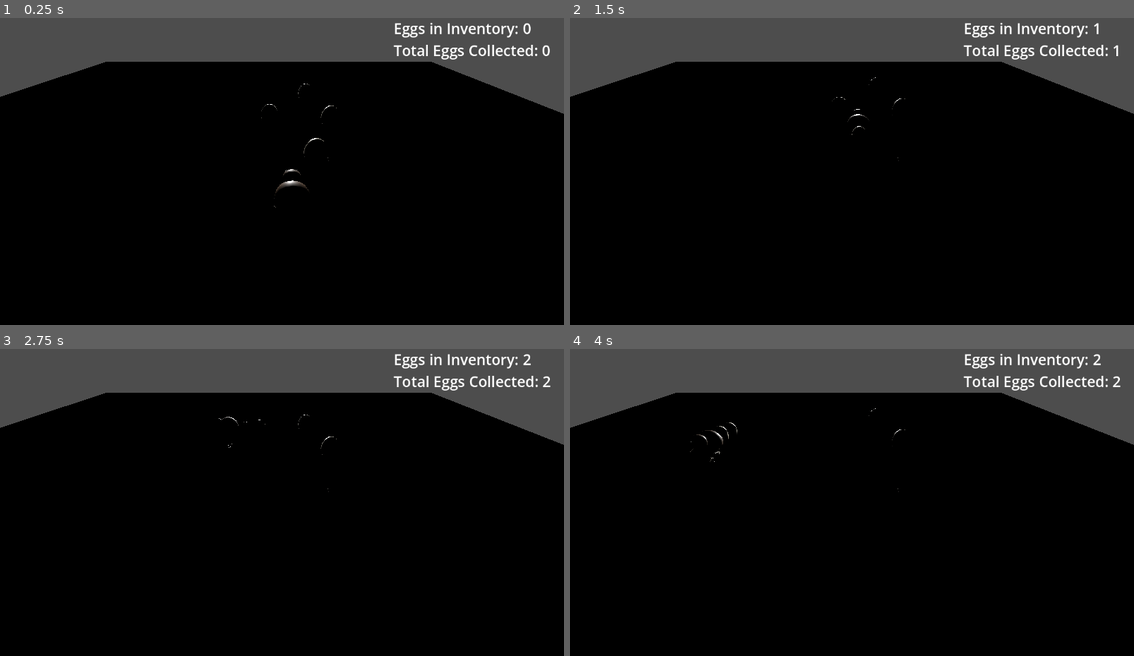
Above: before the commit, frames 1-4 (two rows, left to right).
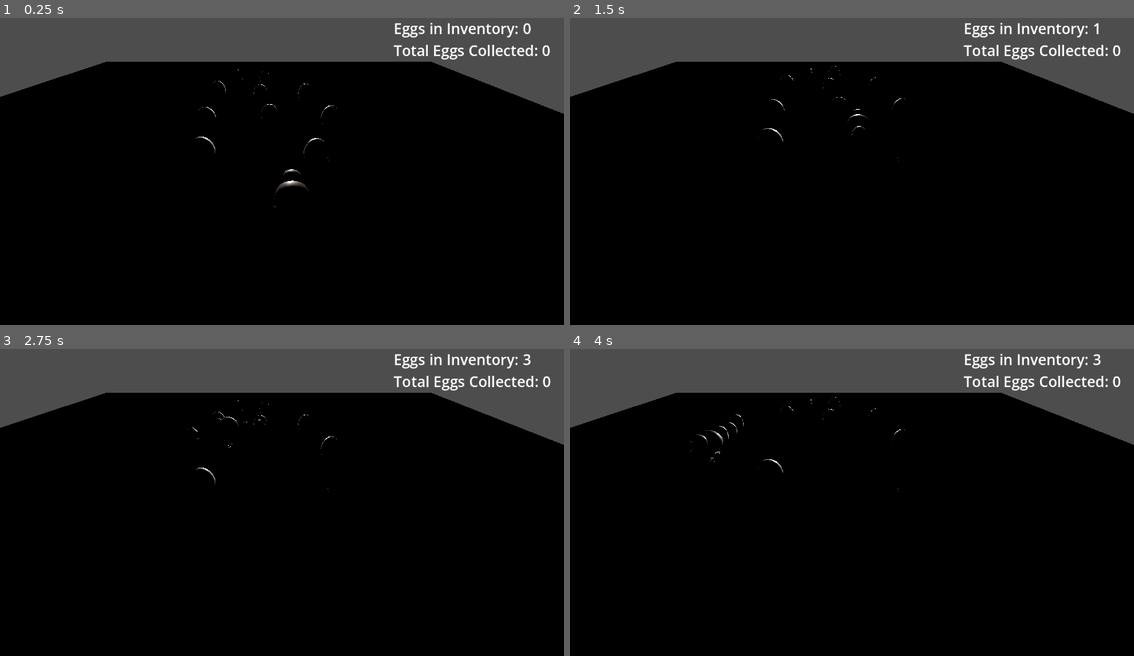
Above: after the commit, the same moments.

Repository: nsoilis/KiwiBirdGame
Game: Godot game, scene res://Test.tscn
Two runs of this game, one before a commit and one after it. Both use one fixed random seed, a clock stepped at 60 frames per second and the inputs below.
Inputs:
- Up to frame 1 (0.25 s): no input
- Up to frame 2 (1.5 s): tap Enter at 0.5 s; hold W (move_forward) from 0.53 s (still down); tap Space (A) at 0.6, 1.35 s
- Up to frame 3 (2.75 s): release W (move_forward) at 2.03 s; hold A (move_left) from 2.03 s (still down); tap Space (A) at 2.1 s
- Up to frame 4 (4 s): tap Space (A) at 2.85, 3.6 s; release A (move_left) at 3.53 s; hold S (move_backward) from 3.53 s (still down)

The runs differ from the first frame. In frame 1, less than 0.1% of the frame differs, in the area x 34-48%, y 16-45%; in frame 2, less than 0.1%; in frame 3, less than 0.1%, in the area x 33-98%, y 1-45%; in frame 4, less than 0.1%.

Commit message:
Eggs count correctly, and visually stack on a nest

Diff:
--- a/Nest.tscn
+++ b/Nest.tscn
@@ -28,5 +28,5 @@
 script = ExtResource("1_oic2k")
 
 [node name="CollisionShape3D" type="CollisionShape3D" parent="DropZone"]
-transform = Transform3D(10, 0, 0, 0, 0.5, 0, 0, 0, 10, 0, 0.582332, 0)
+transform = Transform3D(7, 0, 0, 0, 0.5, 0, 0, 0, 7, 0, 0.582332, 0)
 shape = SubResource("CylinderShape3D_6wrsb")
--- a/Test.tscn
+++ b/Test.tscn
@@ -56,6 +56,24 @@
 [node name="EggScene4" parent="Egg Container" instance=ExtResource("2_410ek")]
 transform = Transform3D(0.75, 0, 0, 0, 0.75, 0, 0, 0, 0.75, 5.17239, 1.03149, -12.4864)
 
+[node name="EggScene5" parent="Egg Container" instance=ExtResource("2_410ek")]
+transform = Transform3D(0.75, 0, 0, 0, 0.75, 0, 0, 0, 0.75, 0.664983, 1.03149, -17.327)
+
+[node name="EggScene6" parent="Egg Container" instance=ExtResource("2_410ek")]
+transform = Transform3D(0.75, 0, 0, 0, 0.75, 0, 0, 0, 0.75, -4.0485, 1.03149, -13.4978)
+
+[node name="EggScene7" parent="Egg Container" instance=ExtResource("2_410ek")]
+transform = Transform3D(0.75, 0, 0, 0, 0.75, 0, 0, 0, 0.75, -2.87662, 1.03149, -18.2303)
+
+[node name="EggScene8" parent="Egg Container" instance=ExtResource("2_410ek")]
+transform = Transform3D(0.75, 0, 0, 0, 0.75, 0, 0, 0, 0.75, -3.34286, 1.03149, -6.54506)
+
+[node name="EggScene9" parent="Egg Container" instance=ExtResource("2_410ek")]
+transform = Transform3D(0.75, 0, 0, 0, 0.75, 0, 0, 0, 0.75, 0.569618, 1.03149, -12.2933)
+
+[node name="EggScene10" parent="Egg Container" instance=ExtResource("2_410ek")]
+transform = Transform3D(0.75, 0, 0, 0, 0.75, 0, 0, 0, 0.75, -2.22942, 1.03149, -1.85118)
+
 [node name="Camera3D" type="Camera3D" parent="."]
 transform = Transform3D(1, 0, 0, 0, 0.784094, 0.620642, 0, -0.620642, 0.784094, 2.75461, 9.41676, 9.01491)
 
--- a/drop_zone.gd
+++ b/drop_zone.gd
@@ -8,7 +8,7 @@
 func _on_body_entered(body):
 	if body is CharacterBody3D:
 		print("Kiwi entered DropZone!")
-		body._deposit_eggs()  # Directly tell the Kiwi to deposit eggs
+		body.deposit_eggs()  # Directly tell the Kiwi to deposit eggs
 
 	if body == null:
 		print("Error: Null object entered the nest.")
--- a/kiwi_bird_skele_working_2.gd
+++ b/kiwi_bird_skele_working_2.gd
@@ -81,10 +81,9 @@
 
 func _on_egg_collected(egg_scene: Node3D):
 	egg_count += 1  # Update the inventory count
-	total_egg_count += 1  # Increment the total eggs collected
-	print("Eggs collected! Inventory:", egg_count, "Total:", total_egg_count)
-
-	# Emit signal with updated counts
+	print("Eggs collected! Inventory:", egg_count)
+
+	# Emit signal with updated counts (only updating inventory here)
 	emit_signal("egg_collected_signal", egg_count, total_egg_count)
 
 	# Add the egg to the following list if there's room
@@ -96,7 +95,6 @@
 		egg_scene.queue_free()
 
 
-
 func _add_following_egg(egg_scene: Node3D):
 	add_child(egg_scene)
 	following_eggs.append(egg_scene)
@@ -129,27 +127,82 @@
 		# Smoothly move the egg toward its target position
 		egg.global_position = egg.global_position.lerp(target_position, 5 * delta)
 
-func _deposit_eggs():
+func deposit_eggs():
 	if egg_count == 0:
 		print("No eggs to deposit!")
 		return  # Nothing to deposit
 
-	var nest = get_tree().get_first_node_in_group("nest")  # Find Nest
+	var nest = get_tree().get_first_node_in_group("nest")  # Find the Nest
 	if not nest:
 		print("Nest not found!")
 		return
 
 	print("Depositing", egg_count, "eggs into the nest!")
 
-	# Move all eggs to the nest
-	while not following_eggs.is_empty():
-		var egg = following_eggs.pop_front()  # Take the first egg
-		egg.get_parent().call_deferred("remove_child", egg)  # Remove from Kiwi
-		nest.call_deferred("add_child", egg)  # Add to the Nest
-		egg.global_position = nest.global_transform.origin + Vector3(0, 0.5, 0)  # Position it in the Nest
+	var nest_area_size = 3.0  # Increase area so eggs have more room
+	var min_spacing = 1.2  # Increase spacing so eggs are further apart
+
+	# Ensure we deposit all eggs, even if they aren't trailing
+	for i in range(egg_count):
+		var egg
+
+		# Use following eggs first
+		if following_eggs.size() > 0:
+			egg = following_eggs.pop_front()  # Remove an egg from the list
+			egg.get_parent().call_deferred("remove_child", egg)  # Remove from Kiwi
+		else:
+			# Spawn a new egg since it's in the inventory but not following
+			egg = preload("res://Egg.tscn").instantiate()
+			egg.scale = Vector3(0.5, 0.5, 0.5)  # Set new eggs to 50% size
+
+		# Add the egg to the nest
+		nest.call_deferred("add_child", egg)
+		await get_tree().process_frame  # Ensure it's added before setting position
+
+		# Prevent deposited eggs from being picked up again
+		egg.remove_from_group("eggs")
+
+		# Disable `EggArea` so it no longer detects collisions
+		var egg_area = egg.get_node_or_null("EggArea")  # Find the `EggArea` inside the egg
+		if egg_area:
+			egg_area.set_deferred("monitoring", false)  # Turn off area collision detection
+
+
+		# Try random positions until we find one that doesn't overlap
+		var random_x
+		var random_z
+		var valid_position = false
+		var max_attempts = 10  # Prevent infinite loop
+		var attempt = 0
+
+		while not valid_position and attempt < max_attempts:
+			random_x = randf_range(-nest_area_size, nest_area_size)
+			random_z = randf_range(-nest_area_size, nest_area_size)
+			valid_position = true
+
+			# Check if this position is too close to another egg
+			for other_egg in nest.get_children():
+				if egg != other_egg and egg.global_position.distance_to(other_egg.global_position) < min_spacing:
+					valid_position = false
+					break  # Stop checking, try again
+
+			attempt += 1  # Increase attempt count
+
+		if attempt >= max_attempts:
+			print("Warning: Could not find a perfect position, placing egg anyway!")
+
+		# Apply the non-overlapping position
+		var nest_position = nest.global_transform.origin  # Get nest's global position
+		egg.global_position = nest_position + Vector3(random_x, 0.5, random_z)
+
+		print("Egg added at position:", egg.global_position)
+
+	# Update total eggs collected
+	total_egg_count += egg_count
 
 	# Reset inventory
 	egg_count = 0
 	emit_signal("egg_collected_signal", egg_count, total_egg_count)
 
+
 	print("All eggs deposited into the nest!")
